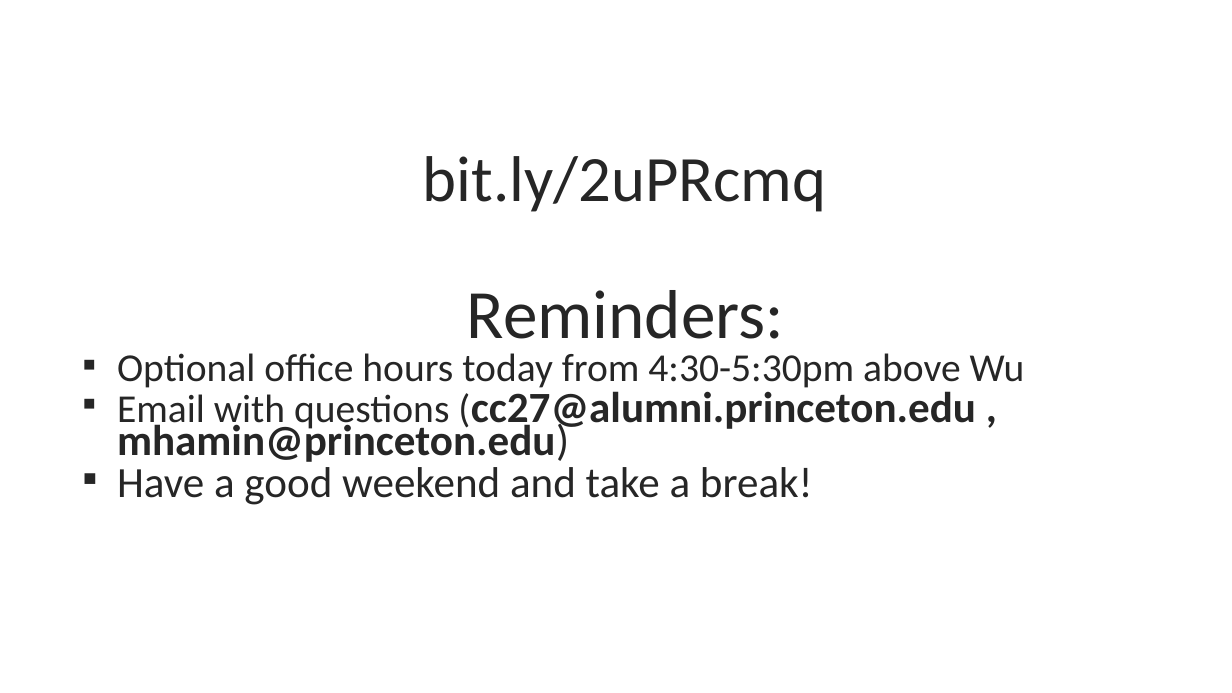
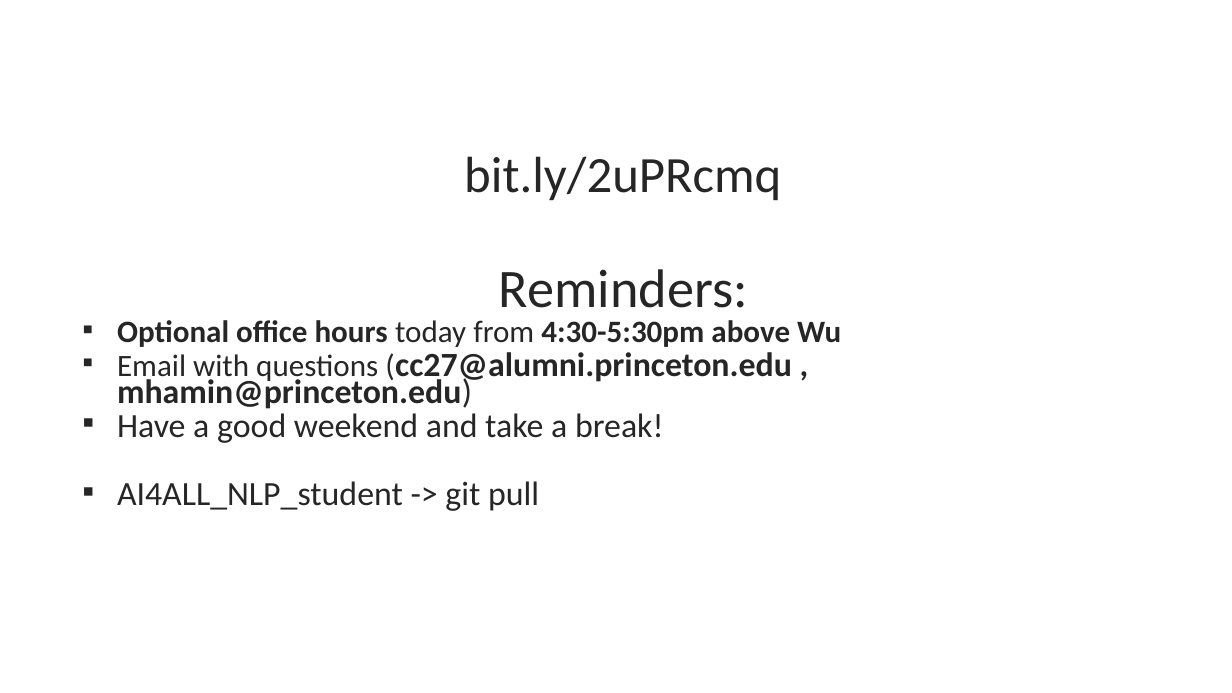
Before and after one commit to cchen23/AI4ALL_NLP, a slide deck: slide 7 of Slides/Day5_Rule_Based_Models_II.pptx. Drawn at 1232x693 pixels with LibreOffice and Linux fonts; fonts in the diff are those of the drawing. Boxes give left, top, right and bottom in pixels: in the first picture for what was removed or moved away, otherwise in the second. Text is boxed around its words. In the diff, an @@ line names an element or a change of style, - is before the commit and + after.

Commit message:
Update slides and workshops.

```diff
--- a/Slides/Day5_Rule_Based_Models_II.pptx
+++ b/Slides/Day5_Rule_Based_Models_II.pptx
@@ text at box(117, 156, 841, 443): size 50.4 to 39.6 pt in "bit.ly/2uPRcmq"; size 53.9 to 42.4 pt in "Reminders:"; size 30.8 to 24.2 pt in "Optional office hours today from 4:30-5:30pm above ...", "Email with questions (cc27@alumni.princeton.edu"; bold on in "Optional office hours 4:30-5:30pm above Wu"; size 33.6 to 26.4 pt in "(cc27@alumni.princeton.edu , mhamin@princeton.edu)", "Have a good weekend and take a ..." @@
@@ text at box(117, 481, 539, 511): paragraph added @@
+  ▪ AI4ALL_NLP_student -> git pull
```
Also in this commit, not shown: 9 other files.
